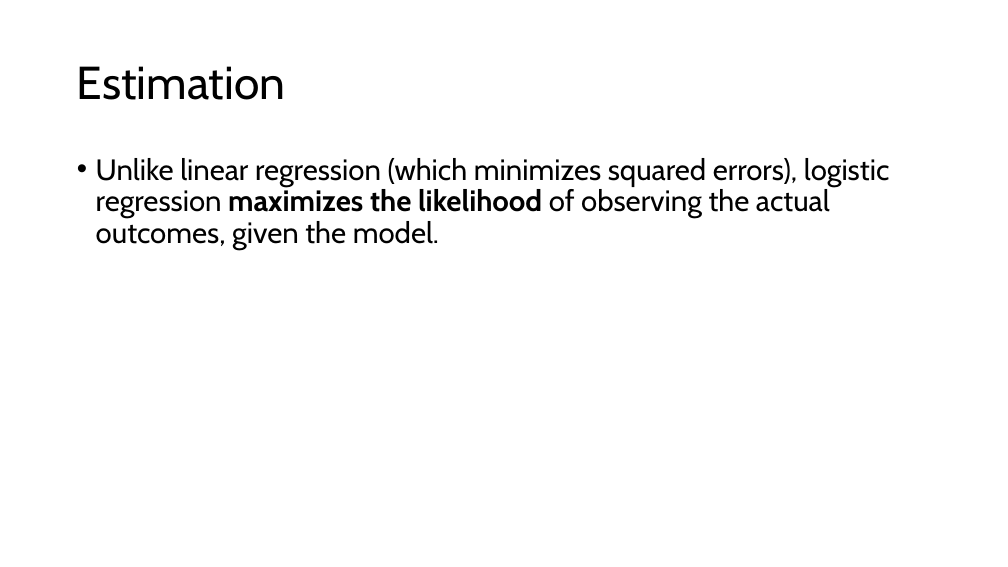
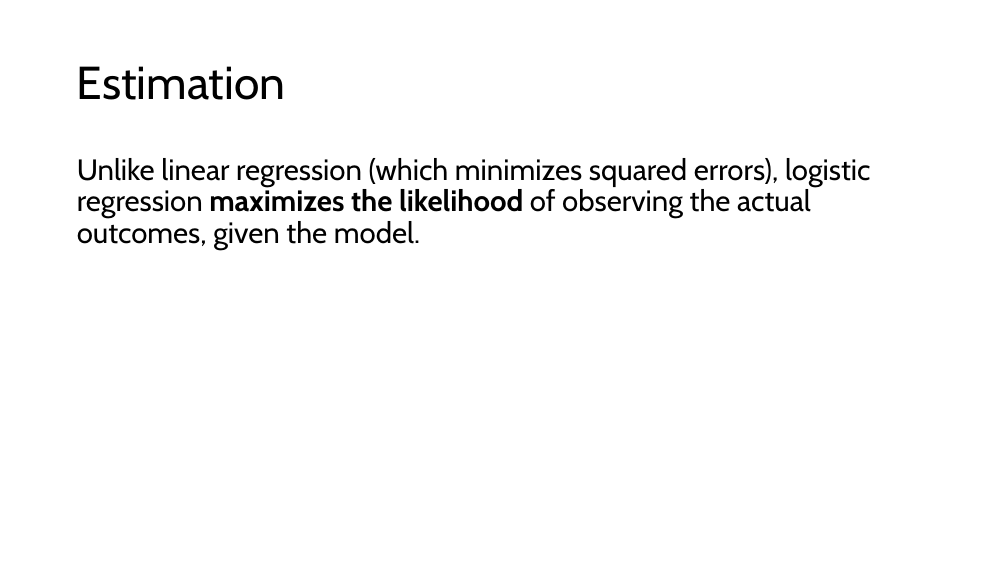
Before and after one commit to dadepro/mkt566, a slide deck: slide 8 of w4/w4-2-logit.pptx. Drawn at 1008x567 pixels with LibreOffice and Linux fonts; fonts in the diff are those of the drawing. Boxes give left, top, right and bottom in pixels: in the first picture for what was removed or moved away, otherwise in the second. Text is boxed around its words. In the diff, an @@ line names an element or a change of style, - is before the commit and + after.

```diff
--- a/w4/w4-2-logit.pptx
+++ b/w4/w4-2-logit.pptx
@@ text "Unlike linear regression (which minimizes ..." at [77, 158, 870, 250]: bullet • to none @@
```
Also in this commit, not shown: 3 other slides changed, 1 other file.
